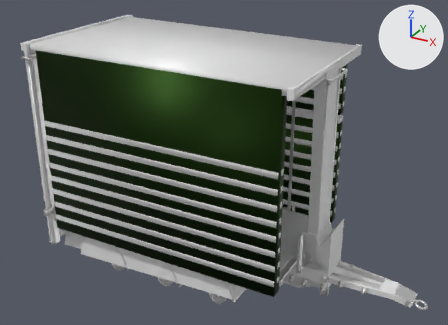
What one commit did to the FBX model cage_trailer/meshes/trucks/tuning/pup.fbx.
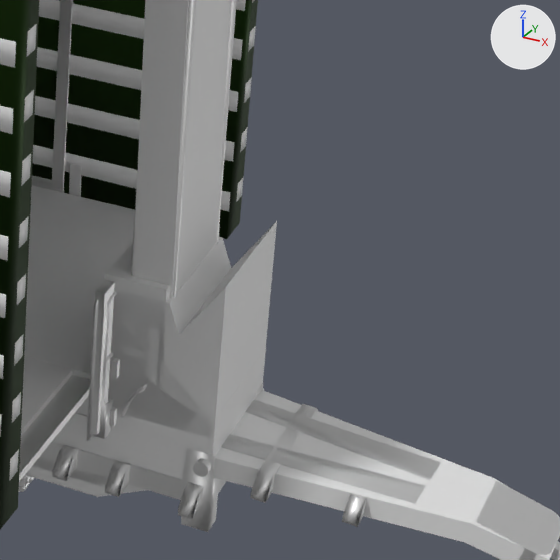
Each version appears first whole from a camera (50 mm lens) standing at (0.0311, -0.1009, 0.0768) and looking at (-0.0241, -0.0005, 0.0266), and next in a close-up on the part from 61% to 93% of the width and 50% to 93% of the height. The lights are fixed; the arrows at upper right show +X, +Y and +Z. Where no turn or scale is listed for an object, it has been applied to the vertices. Vertices at the same position are counted once.

Names of what the first close-up shows: 'cdt_Body.011', 'cdt_Lift.010', 'cdt_LowerGate.001', 'cdt_RootNode.003', 'pup.002', 'puplift.002', 'puptop.001'.
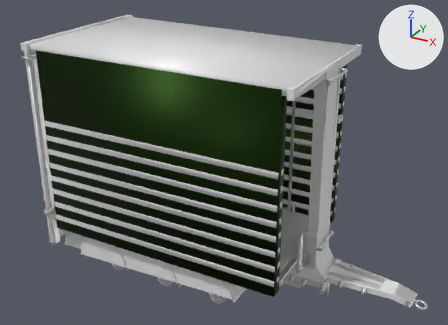
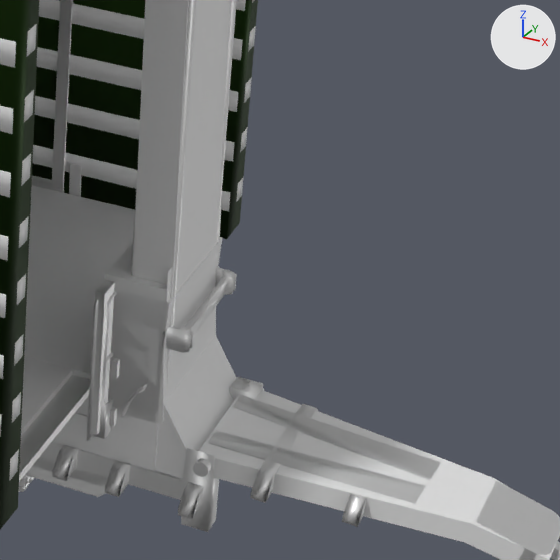
Where the change shows, as pixel boxes [x1, y1, x2, y2] in the close-ups (560 x 560 px; the box of a moved part takes in the faces that stretch with it):
'cdt_RootNode.003', reshaped
    before: [27, 221, 277, 496]
    after: [27, 209, 222, 496]
part 1 of me_cube_004, moved or reshaped
    before: [99, 221, 277, 496]
    after: [99, 209, 222, 496]
part 2 of me_cube_1022, moved or reshaped
    before: [155, 362, 212, 438]
    after: [155, 307, 216, 424]

Patch to the scene script:
```diff
--- a/cage_trailer/meshes/trucks/tuning/pup.fbx.py
+++ b/cage_trailer/meshes/trucks/tuning/pup.fbx.py
@@ me_cube_004 @@
 me_cube_004.from_pydata(...)  # 92 vertices, 79 faces; spans x -0.0597..0.0003, y -0.0131..0.0129, z 0.013..0.0298
 # used by ob_cdt_rootnode_003; location = (0.0, 0.0, -0.01142)
+# me_cube_004 part 1: all 14 vertices in x -0.0018..0.0003, y -0.0037..0.0036, z 0.0173..0.0298 are scaled about their middle by (-0.0544, 1, 1), then moved by (-0.0018, 0.0, 0.0)
@@ me_cube_1022 @@
 me_cube_1022.from_pydata(...)  # 422 vertices, 343 faces; spans x -0.0622..0.0162, y -0.0169..0.0169, z 0.0112..0.0583
 # used by ob_cdt_body_011; location = (-0.00003, 0.0, -0.00805)
 # before: 71 (0.0002, 0.0036, 0.0189), 74 (0.0002, -0.0037, 0.0189) at pixel (212, 423), 77 (0.0003, -0.0037, 0.018) at pixel (211, 438), 78 (0.0003, 0.0036, 0.018)
+# me_cube_1022 part 2
+for i in [71, 74, 77, 78]: me_cube_1022.vertices[i].co += Vector((-0.0025, 0.0, 0.0))
 me_cube_1022.materials.append(mat_arm_mat_056)
```
